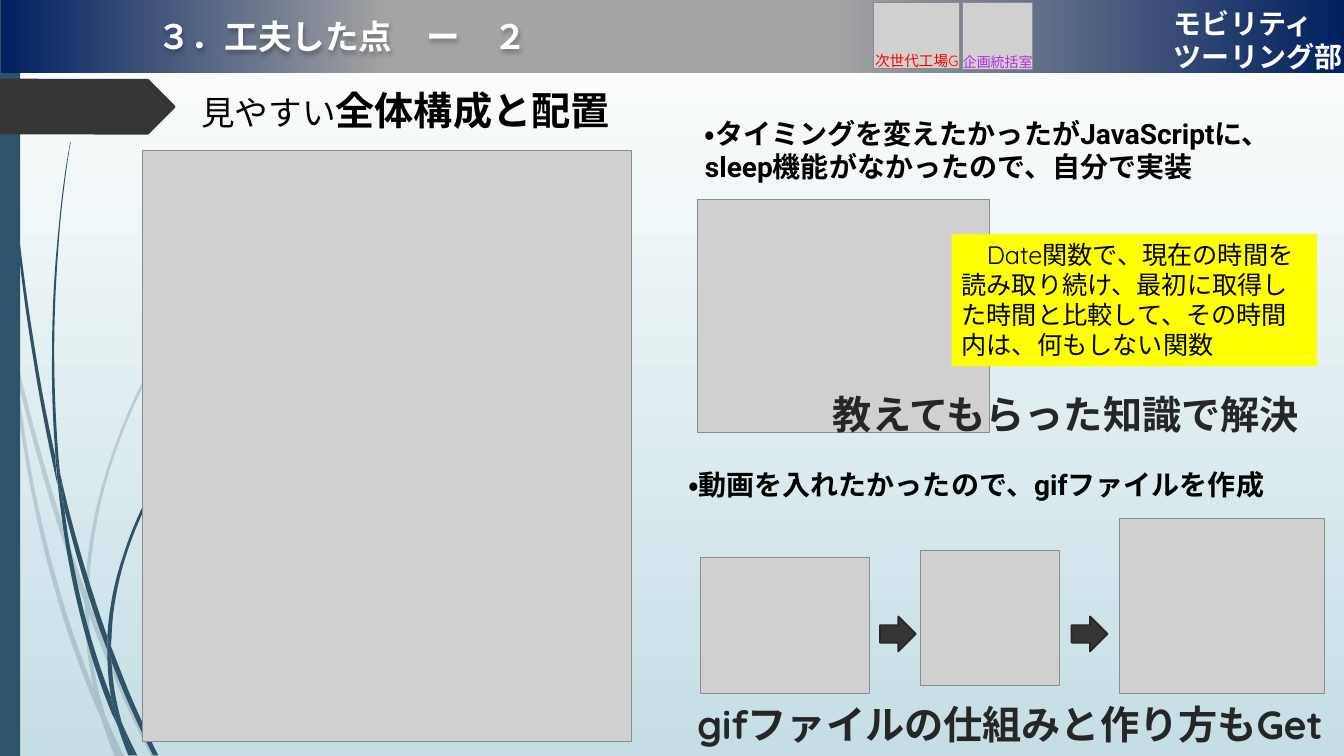
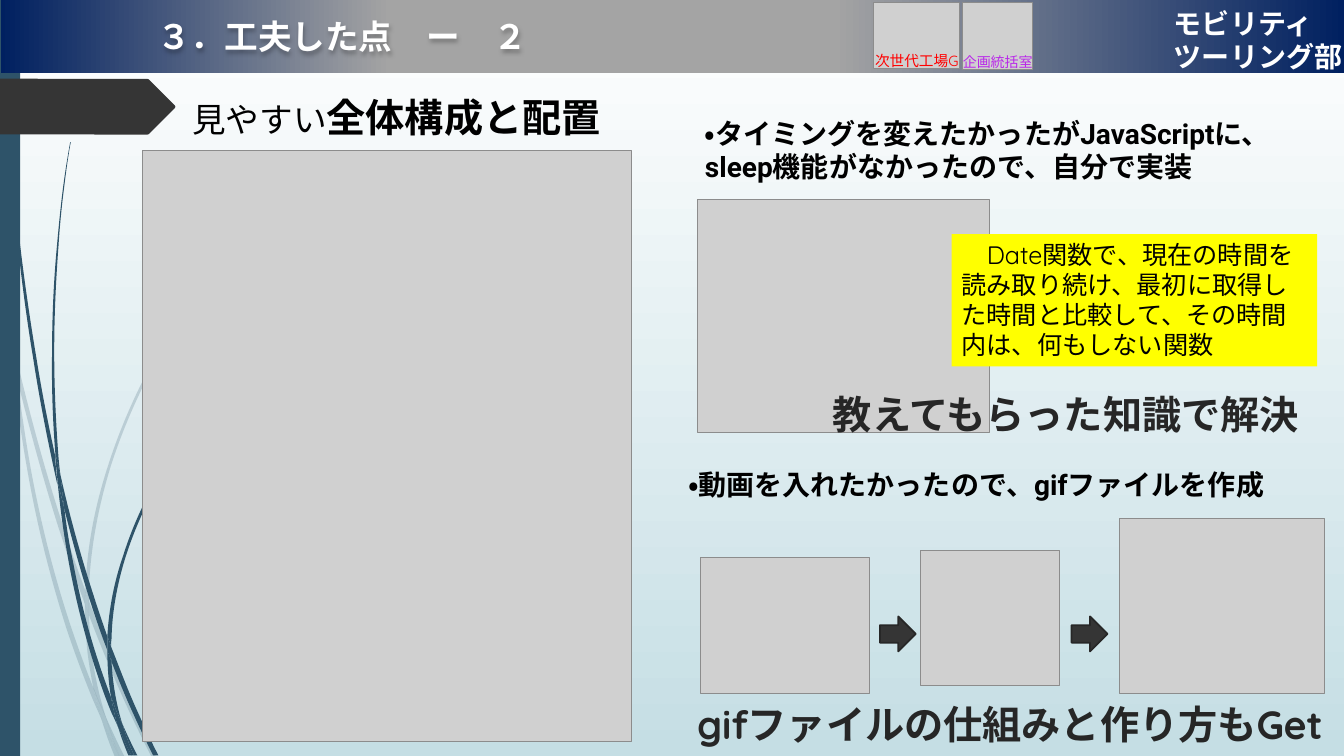
Before and after one commit to Susumu-Hiraishi/DIG_Work, a slide deck: slide 4 of DIG-Foundations/最終報告資料.pptx. Drawn at 1344x756 pixels with LibreOffice and Linux fonts; fonts in the diff are those of the drawing; grey boxes stand for pictures; background and template pictures are left out. Boxes give left, top, right and bottom in pixels: in the first picture for what was removed or moved away, otherwise in the second. Text is boxed around its words. In the diff, an @@ line names an element or a change of style, - is before the commit and + after.

```diff
--- a/DIG-Foundations/最終報告資料.pptx
+++ b/DIG-Foundations/最終報告資料.pptx
@@ text "見やすい全体構成と配置": place and size @@
-text "見やすい全体構成と配置" at bbox=[201, 91, 610, 129]
+text "見やすい全体構成と配置" at bbox=[192, 98, 601, 136]
```
Also in this commit, not shown: 4 other slides changed, 4 other files.
